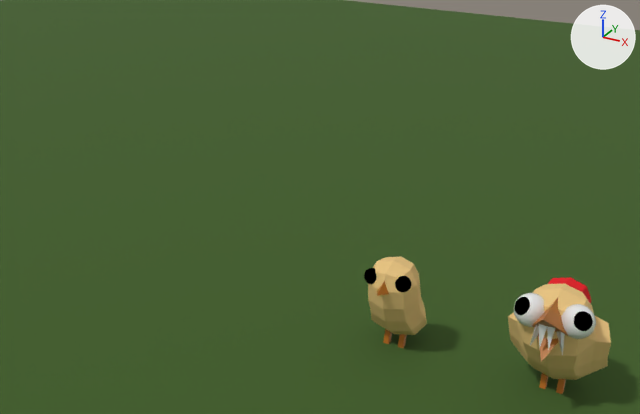
The Blender file BIC/Assets/Art/3D/Models/Actors/Chicken.blend as it was, and as the next commit left it.
Camera for both pictures: a camera (50 mm lens) standing at (2.9, -4.5, 3.04) and looking at (0.47, -0.08, 0.83). The axes (+X, +Y, +Z) are drawn at upper right. The lights are the same throughout.

Objects in the first picture: 'CuteChick', 'InfectedChick', 'Plane'.
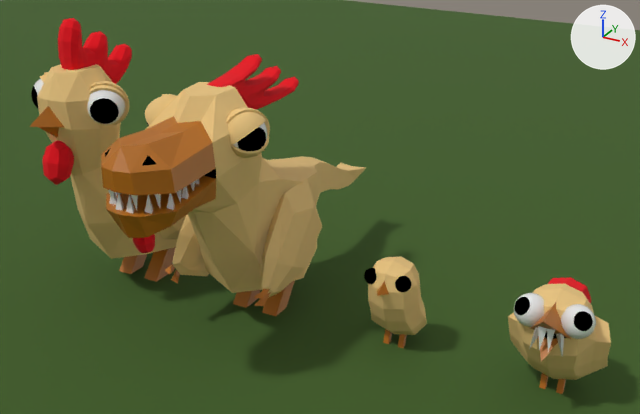
The edits, one by one:
me_cube_002 has 559 vertices, 572 faces and spans x -0.004..0.291, y -0.49..0.164, z -0.007..0.699.
me_cube_002 is used by ob_infectedchick; location (2.0, 0.0, 0.0).
Verts and faces of me_cube_002; kept vertices keep their numbers, new ones are numbered from 559.
Before the commit, vertices of me_cube_002: 2 (0.149, -0.261, 0.377) at pixel (576, 356), 12 (0.0, -0.314, 0.367) at pixel (546, 355), 18 (0.146, -0.279, 0.526), 33 (0.0, -0.333, 0.523) at pixel (548, 332), 499 (0.0, -0.189, 0.675) at pixel (558, 295).
Before the commit, vertices of me_cube_002: 500 (0.117, -0.284, 0.497) at pixel (572, 337), 501 (0.0, -0.49, 0.683) at pixel (543, 319), 502 (0.0, -0.284, 0.497), 509 (0.029, -0.319, 0.549), 510 (0.065, -0.354, 0.561) at pixel (560, 330).
Before the commit, vertices of me_cube_002: 511 (0.078, -0.304, 0.558), 512 (0.09, -0.344, 0.408) at pixel (562, 355), 513 (0.033, -0.341, 0.592), 514 (-0.004, -0.377, 0.599), 515 (0.046, -0.39, 0.601) at pixel (555, 326).
Before the commit, vertices of me_cube_002: 516 (0.024, -0.397, 0.447) at pixel (548, 351).
Part 1, on me_cube_002:
Faces deleted: (2, 12, 33, 18).
Vertices 499, 501, 509, 510, 511, 513, 514, 515 move by (0.0, 0.0, -0.013).
Vertices 500, 502, 512, 516 move by (0.0, 0.0, -0.014).
New vertex 559 is at (0.0, -0.323, 0.445).
New faces: (18, 559, 33) (mat_black (black #000000)).
New faces: (2, 559, 18), (2, 12, 559) (mat_chickenfeather (beige #e9c481)).
Object 'CuteChicken' (ob_cutechicken) moves from (0.0, 0.0, 0.0) to (-1.0, 0.0, 0.0).
Object 'CuteChicken' (ob_cutechicken) is now shown.
Object 'CrazyChicken' (ob_crazychicken) is now shown.

What differs and where, as boxes [x1, y1, x2, y2] in the pictures (640 x 414 px):
'CrazyChicken', shown
    after: [101, 54, 366, 316]
'CuteChicken', shown
    after: [29, 18, 187, 282]
part 1 of me_cube_002, built on
    before: [523, 298, 578, 356]
    after: [523, 302, 578, 356]
